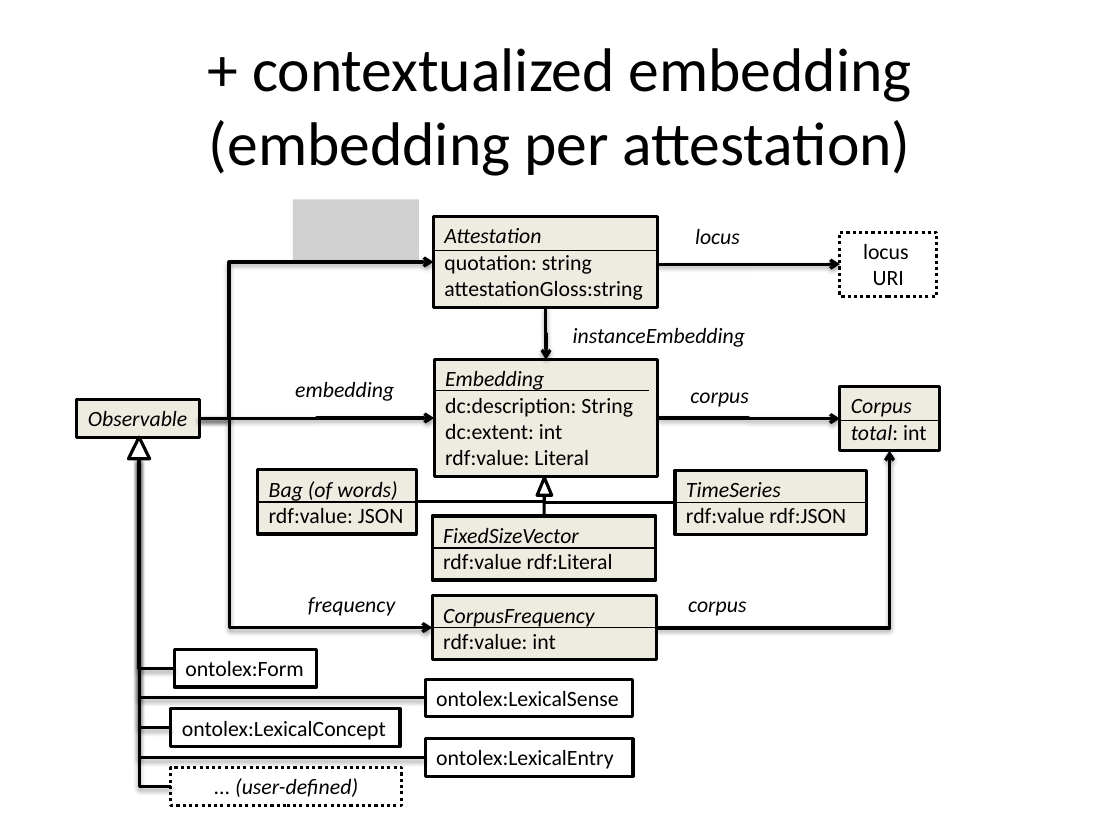
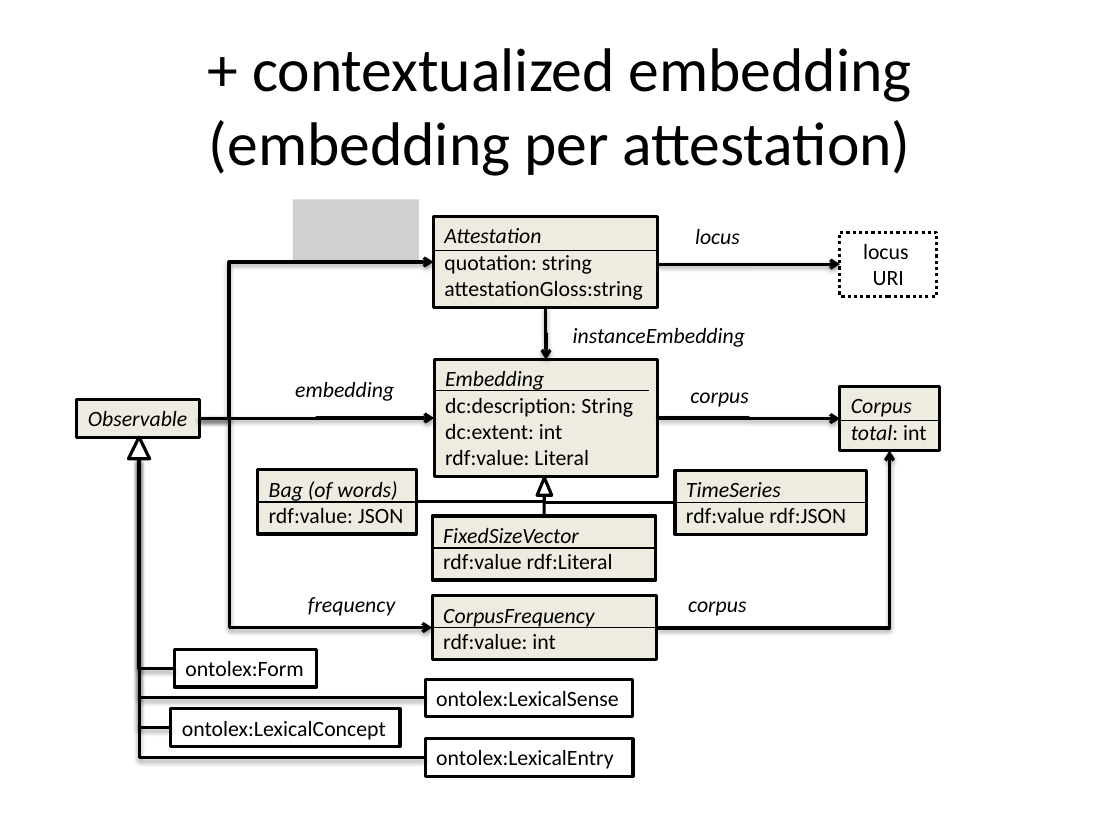
Before and after one commit to ontolex/frequency-attestation-corpus-information, a slide deck: slide 16 of img/source.pptx (slide 10 before the commit). Drawn at 1120x840 pixels with LibreOffice and Linux fonts; fonts in the diff are those of the drawing; grey boxes stand for pictures. Boxes give left, top, right and bottom in pixels: in the first picture for what was removed or moved away, otherwise in the second. Text is boxed around its words. In the diff, an @@ line names an element or a change of style, - is before the commit and + after.

```diff
--- a/img/source.pptx
+++ b/img/source.pptx
@@ elbow line removed from (139, 459) to (171, 786) @@
@@ rectangle removed at <box>171,767,402,805</box> @@
-... (user-defined)
```
Also in this commit, not shown: 1 other slide changed, 7 slides added.
